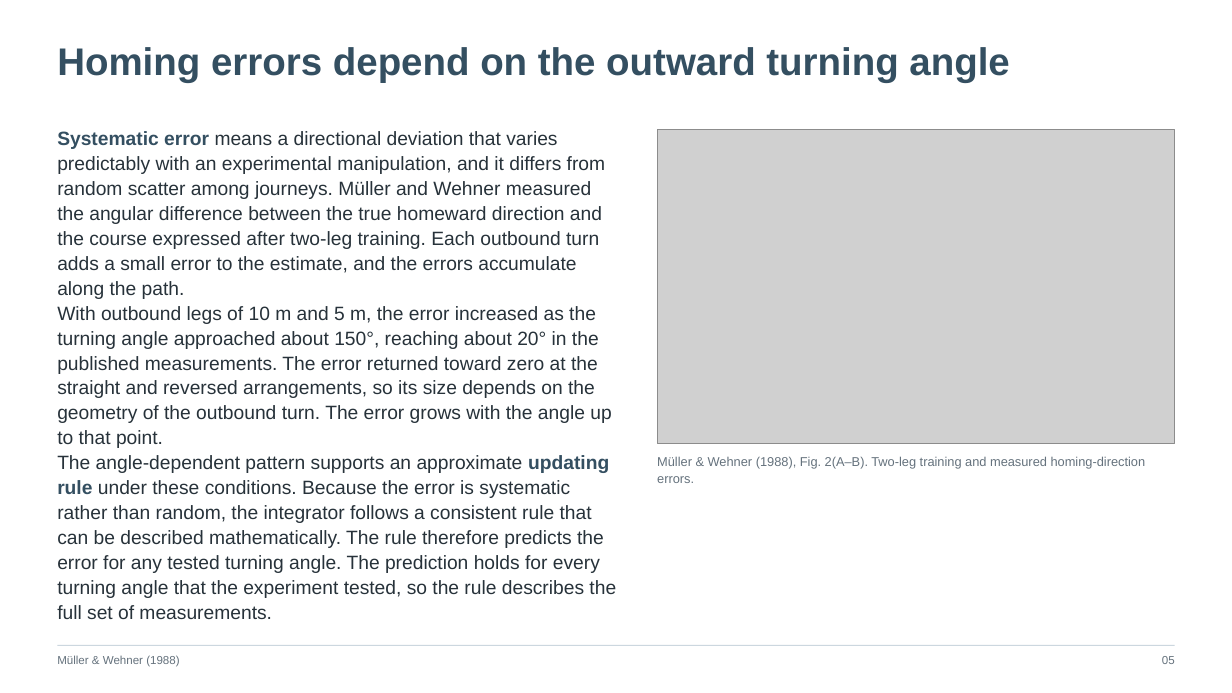
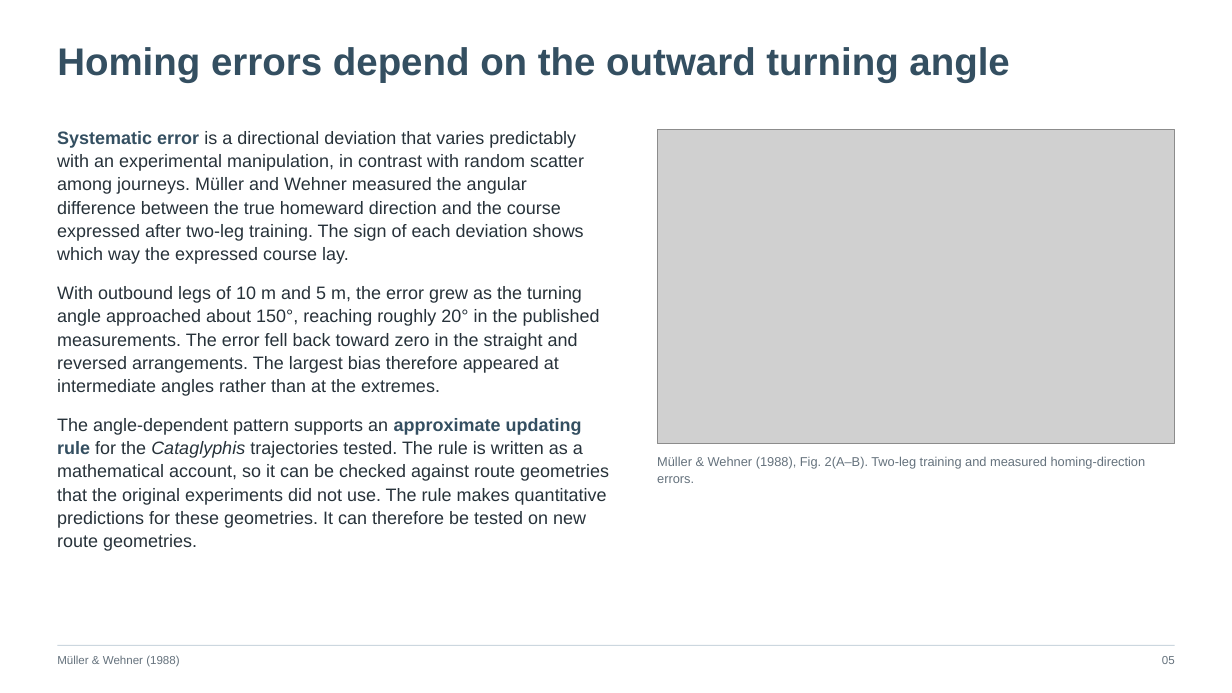
Before and after one commit to jordanxxlopez/NEUROETHOLOGY, a slide deck: slide 6 of scaffolded/Neuroethology_Lecture28_FA2026_SCAFFOLDED.pptx. Drawn at 1232x693 pixels with LibreOffice and Linux fonts; fonts in the diff are those of the drawing; grey boxes stand for pictures. Boxes give left, top, right and bottom in pixels: in the first picture for what was removed or moved away, otherwise in the second. Text is boxed around its words. In the diff, an @@ line names an element or a change of style, - is before the commit and + after.

```diff
--- a/scaffolded/Neuroethology_Lecture28_FA2026_SCAFFOLDED.pptx
+++ b/scaffolded/Neuroethology_Lecture28_FA2026_SCAFFOLDED.pptx
@@ text at (57, 131, 609, 551): text changed; size 15 to 14 pt @@
-Systematic error means a directional deviation that varies predictably with an experimental manipulation, and it differs from random scatter among journeys. Müller and Wehner measured the angular difference between the true homeward direction and the course expressed after two-leg training. Each outbound turn adds a small error to the estimate, and the errors accumulate along the path.
-With outbound legs of 10 m and 5 m, the error increased as the turning angle approached about 150°, reaching about 20° in the published measurements. The error returned toward zero at the straight and reversed arrangements, so its size depends on the geometry of the outbound turn. The error grows with the angle up to that point.
-The angle-dependent pattern supports an approximate updating rule under these conditions. Because the error is systematic rather than random, the integrator follows a consistent rule that can be described mathematically. The rule therefore predicts the error for any tested turning angle. The prediction holds for every turning angle that the experiment tested, so the rule describes the full set of measurements.
+Systematic error is a directional deviation that varies predictably with an experimental manipulation, in contrast with random scatter among journeys. Müller and Wehner measured the angular difference between the true homeward direction and the course expressed after two-leg training. The sign of each deviation shows which way the expressed course lay.
+With outbound legs of 10 m and 5 m, the error grew as the turning angle approached about 150°, reaching roughly 20° in the published measurements. The error fell back toward zero in the straight and reversed arrangements. The largest bias therefore appeared at intermediate angles rather than at the extremes.
+The angle-dependent pattern supports an approximate updating rule for the Cataglyphis trajectories tested. The rule is written as a mathematical account, so it can be checked against route geometries that the original experiments did not use. The rule makes quantitative predictions for these geometries. It can therefore be tested on new route geometries.
```
Also in this commit, not shown: 55 other slides changed, 3 slides added, 3 slides removed, 3 other files.
